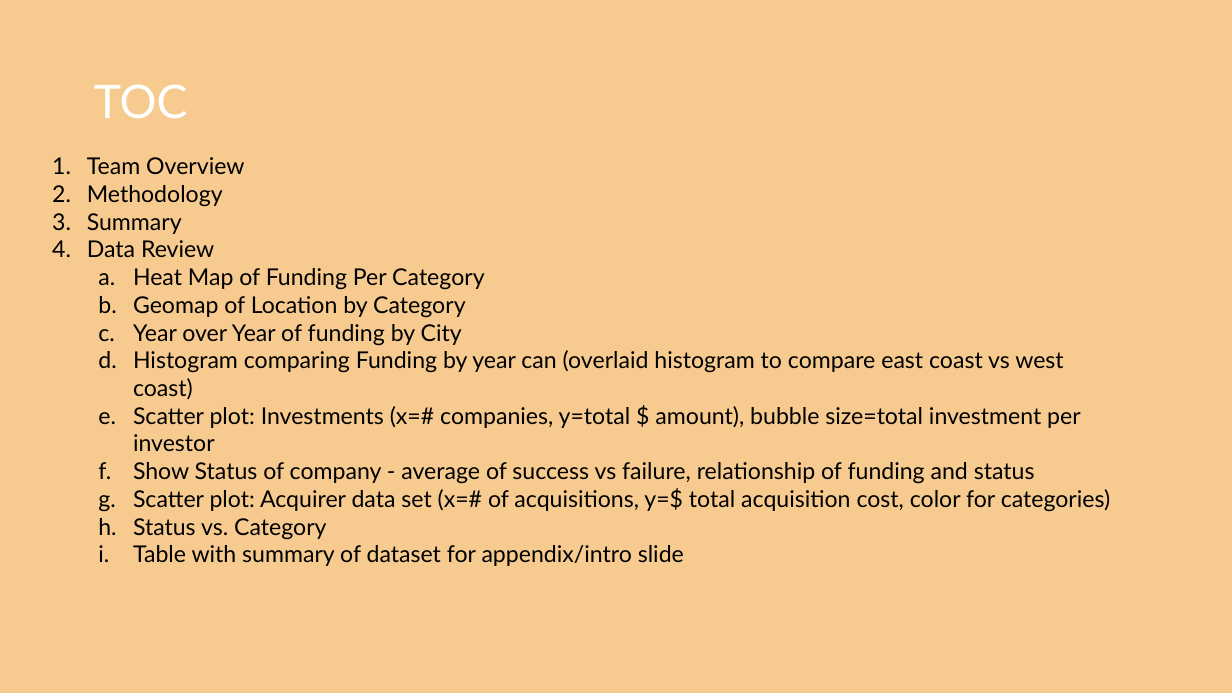
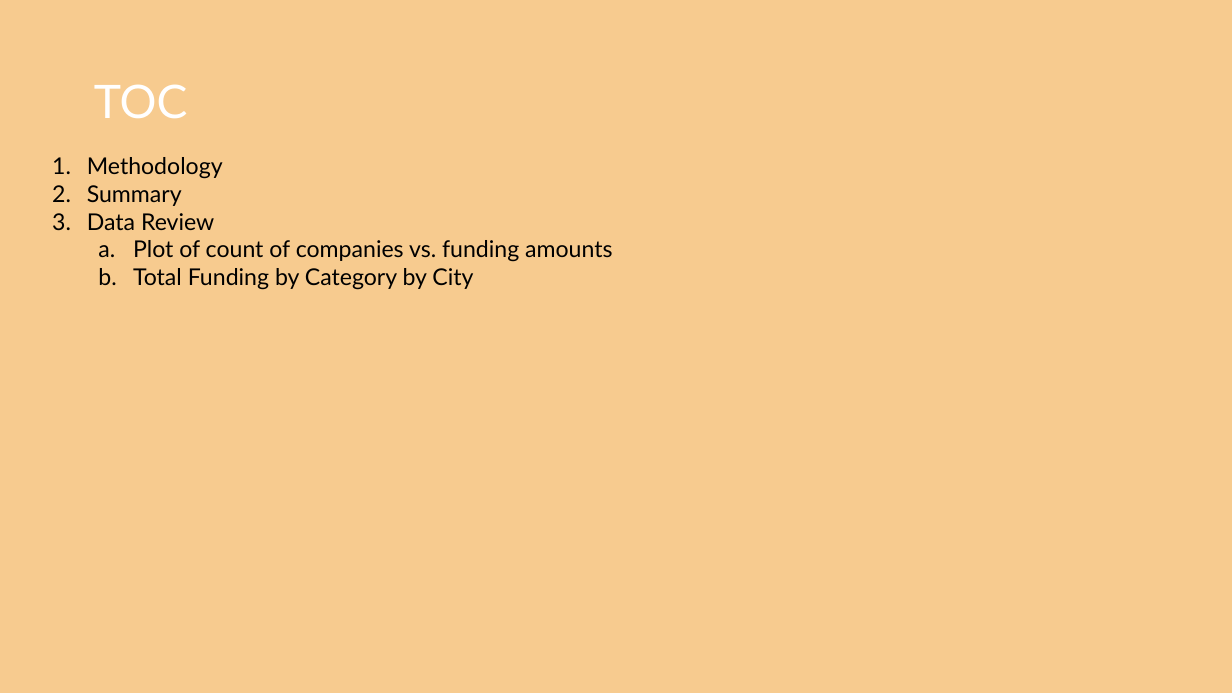
Before and after one commit to CharlesPBiggar/Data-Analytics-Project-1, a slide deck: slide 4 of Presentation/GiterDun Presentation.pptx (slide 3 before the commit). Drawn at 1232x693 pixels with LibreOffice and Linux fonts; fonts in the diff are those of the drawing; background and template pictures are left out. Boxes give left, top, right and bottom in pixels: in the first picture for what was removed or moved away, otherwise in the second. Text is boxed around its words. In the diff, an @@ line names an element or a change of style, - is before the commit and + after.

Commit message:
updating presentation

```diff
--- a/Presentation/GiterDun Presentation.pptx
+++ b/Presentation/GiterDun Presentation.pptx
@@ text at [87,157,244,174]: paragraph removed @@
-1. Team Overview
@@ text at [133,240,612,290]: text changed @@
-  a. Heat Map of Funding Per Category
-  b. Geomap of Location by Category
-  c. Year over Year of funding by City
-  d. Histogram comparing Funding by year can (overlaid histogram to compare east coast vs west coast)
-  e. Scatter plot: Investments (x=# companies, y=total $ amount), bubble size=total investment per investor
-  f. Show Status of company - average of success vs failure, relationship of funding and status
-  g. Scatter plot: Acquirer data set (x=# of acquisitions, y=$ total acquisition cost, color for categories)
-  h. Status vs. Category
-  i. Table with summary of dataset for appendix/intro slide
+  a. Plot of count of companies vs. funding amounts
+  b. Total Funding by Category by City
```
Also in this commit, not shown: 2 other slides changed, 4 slides added, 2 slides removed.
